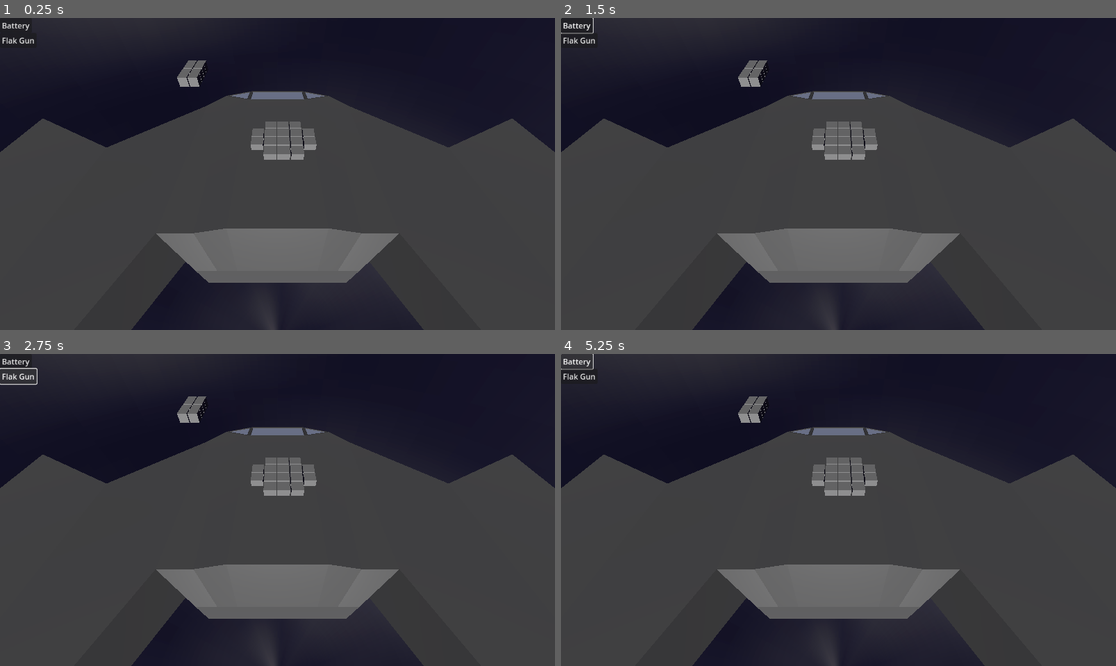
Above: before the commit, frames 1-4 (two rows, left to right).
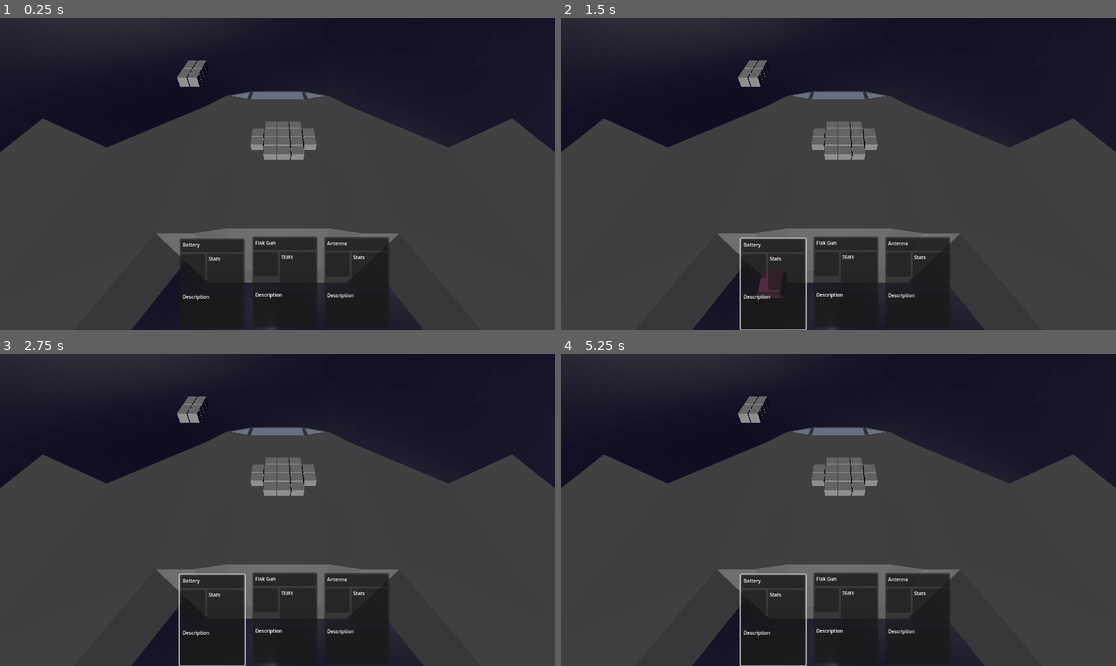
Above: after the commit, the same moments.

Repository: Xwilarg/LudumDare54
Game: Godot game, scene res://Scenes/Main.tscn
The game is run twice, just before and just after one commit, with the same random seed, the same clock (stepped at 60 frames per second) and the same inputs. Video files are missing from this copy of the repository; at most half a second of black plays in their place.
Inputs (mouse positions are in pixels of both pictures, inside the frame that each line leads up to):
- Up to frame 1 (0.25 s): no input
- Up to frame 2 (1.5 s): click (577, 24) at 0.5 s, where only the run before the commit has a clickable "Battery"; click (771, 283) at 1.27 s
- Up to frame 3 (2.75 s): click (16, 375) at 2 s, where only the run before the commit has a clickable "Flak Gun"
- Up to frame 4 (5.25 s): click (577, 360) at 2.75 s, where only the run before the commit has a clickable "Battery"; click (771, 619) at 3.52 s; click (577, 375) at 4.25 s, where only the run before the commit has a clickable "Flak Gun"; click (577, 360) at 5 s, where only the run before the commit has a clickable "Battery"

The runs differ from the first frame. In frame 1, 5.3% of the frame differs, in the area x 0-71%, y 1-99%; in frame 2, 5.6%, in the area x 0-71%, y 0-100%; in frame 3, 5.5%; in frame 4, 5.5%.

Commit message:
Add weapon card

Diff:
--- a/Scenes/CardGraphic.tscn
+++ b/Scenes/CardGraphic.tscn
@@ -130,3 +130,5 @@
 theme_override_styles/normal = SubResource("StyleBoxEmpty_7c0ki")
 theme_override_styles/hover = SubResource("StyleBoxEmpty_lk0h4")
 theme_override_styles/pressed = SubResource("StyleBoxEmpty_kvqoh")
+
+[connection signal="pressed" from="ARC/CardBG/Button" to="." method="_on_pressed"]
--- a/Scenes/Main.tscn
+++ b/Scenes/Main.tscn
@@ -1,7 +1,7 @@
 [gd_scene load_steps=8 format=3 uid="uid://co7830btl7ju4"]
 
 [ext_resource type="PackedScene" uid="uid://ci5aldt6ohxr5" path="res://Scenes/Spaceship.tscn" id="1_em1mt"]
-[ext_resource type="Script" path="res://Scripts/ItemButton.gd" id="3_h2t67"]
+[ext_resource type="PackedScene" uid="uid://cb1ubnj2stph8" path="res://Scenes/CardGraphic.tscn" id="4_8cbap"]
 [ext_resource type="Texture2D" uid="uid://by3g01l0r150w" path="res://skybox.png" id="4_gqf0v"]
 [ext_resource type="Script" path="res://Scripts/AsteroidManager.gd" id="6_r6njy"]
 
@@ -35,26 +35,49 @@
 grow_horizontal = 2
 grow_vertical = 2
 
-[node name="ItemButton" type="Button" parent="UI"]
-layout_mode = 0
-offset_right = 25.0
-offset_bottom = 25.0
-text = "Test"
-script = ExtResource("3_h2t67")
+[node name="VideoStreamPlayer" type="VideoStreamPlayer" parent="UI"]
+layout_mode = 1
+anchors_preset = -1
+anchor_top = 0.651
+anchor_right = 0.242
+anchor_bottom = 1.0
+offset_top = 0.151978
+offset_right = 0.215973
+offset_bottom = -3.0
 
-[node name="ItemButton2" type="Button" parent="UI"]
-layout_mode = 0
-offset_top = 31.0
-offset_right = 41.0
-offset_bottom = 62.0
-text = "Test"
-script = ExtResource("3_h2t67")
+[node name="CardGraphic" parent="UI" instance=ExtResource("4_8cbap")]
+layout_mode = 2
+anchors_preset = 0
+anchor_left = 0.324
+anchor_top = 0.707
+anchor_right = 0.442
+anchor_bottom = 1.0
+offset_left = -0.247986
+offset_top = -0.136047
+offset_right = -0.184021
+offset_bottom = 0.0
 
-[node name="VideoStreamPlayer" type="VideoStreamPlayer" parent="UI"]
-layout_mode = 0
-offset_top = 422.0
-offset_right = 279.0
-offset_bottom = 645.0
+[node name="CardGraphic2" parent="UI" instance=ExtResource("4_8cbap")]
+layout_mode = 1
+anchor_left = 0.455076
+anchor_top = 0.700827
+anchor_right = 0.573076
+anchor_bottom = 0.993827
+offset_left = -0.247986
+offset_top = -0.136047
+offset_right = -0.184021
+offset_bottom = 0.0
+
+[node name="CardGraphic3" parent="UI" instance=ExtResource("4_8cbap")]
+layout_mode = 1
+anchor_left = 0.584417
+anchor_top = 0.70237
+anchor_right = 0.702417
+anchor_bottom = 0.99537
+offset_left = -0.247986
+offset_top = -0.136047
+offset_right = -0.184021
+offset_bottom = 0.0
 
 [node name="AsteroidManager" type="Node" parent="." node_paths=PackedStringArray("spaceship")]
 script = ExtResource("6_r6njy")
@@ -79,6 +102,4 @@
 [node name="WorldEnvironment" type="WorldEnvironment" parent="."]
 environment = SubResource("Environment_jm20i")
 
-[connection signal="pressed" from="UI/ItemButton" to="UI/ItemButton" method="_on_pressed"]
-[connection signal="pressed" from="UI/ItemButton2" to="UI/ItemButton2" method="_on_pressed"]
 [connection signal="timeout" from="AsteroidManager/SpawnTimer" to="AsteroidManager" method="_on_spawn_timer_timeout"]
--- a/Scripts/CardGraphic.gd
+++ b/Scripts/CardGraphic.gd
@@ -5,10 +5,10 @@
 var _curr_card: Card;
 
 func _ready():
-	GameManager.subscribe_button($ARC/CardBG/Button);
+	GameManager.subscribe_button(self);
 
 func _on_pressed():
-	GameManager.load_item(_curr_card);
+	GameManager.load_item(self, _curr_card);
 
 func set_card(c: Card):
 	_curr_card = c;
--- a/Scripts/GameManager.gd
+++ b/Scripts/GameManager.gd
@@ -1,6 +1,6 @@
 extends Node3D
 
-var _buttons: Array[ItemButton]
+var _buttons: Array[CardUI]
 var _gridManager: Array[GridManager]
 @export var _deck: JSON
 
@@ -10,7 +10,7 @@
 var rng = RandomNumberGenerator.new()
 
 var hintObject: Node3D
-var current_button: ItemButton
+var current_button: CardUI
 
 var time_start: int = 0
 var time_now: int = 0
@@ -20,13 +20,13 @@
 	for card in _deck.data:
 		_cards.append(Card.new(card))
 
-func subscribe_button(b: ItemButton) -> void:
+func subscribe_button(b: CardUI) -> void:
 	if len(_cards) == 0:
 		_init_cards()
 	b.set_card(_cards[rng.randi_range(0, len(_cards) - 1)])
 	_buttons.append(b)
 
-func load_item(b: ItemButton, card: Card) -> void:
+func load_item(b: CardUI, card: Card) -> void:
 	_selected_card = card
 	hintObject = card.previewModel.instantiate()
 	hintObject.scale = Vector3(.5, .5, .5)
